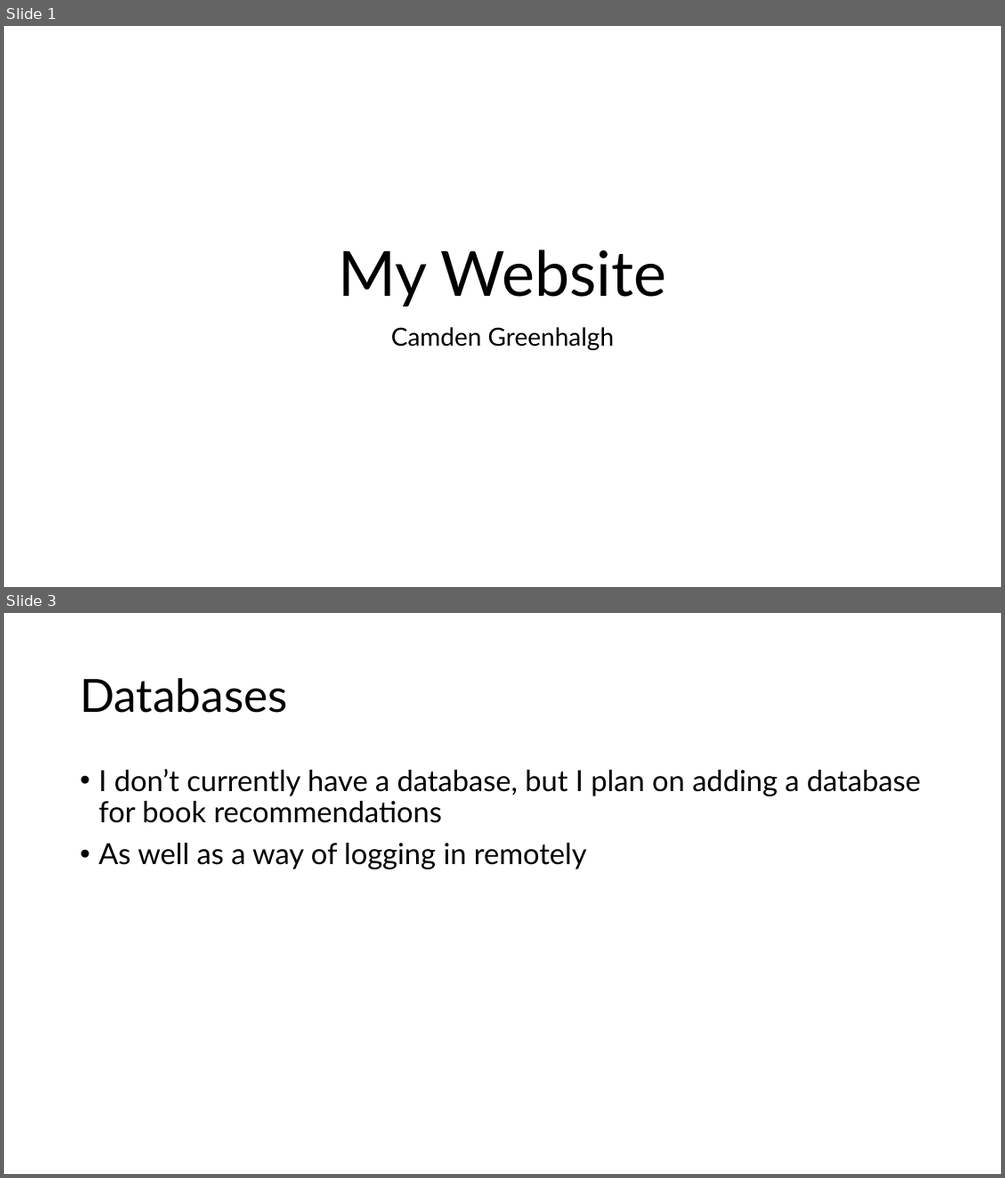
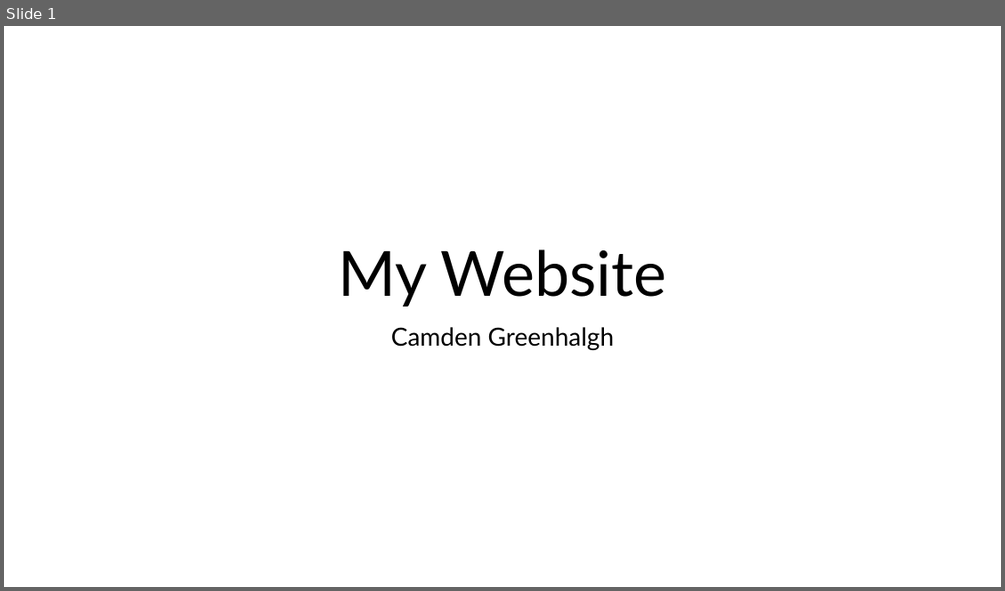
Before and after one commit to thehappycamden/thehappycamden.github.io, a slide deck: documentation/My Website.pptx. Shown one above the other, each under a label of ours: slides 1 and 3 before the commit, slide 1 after it; the slides between them are not shown. The pictures are 1005x1178 and 1005x591 pixels, drawn with LibreOffice and Linux fonts; fonts in the diff are those of the drawing. Boxes give left, top, right and bottom in pixels: in the first picture for what was removed or moved away, otherwise in the second. Text is boxed around its words. In the diff, an @@ line names an element or a change of style, - is before the commit and + after.

```diff
--- a/documentation/My Website.pptx
+++ b/documentation/My Website.pptx
@@ slide 3 removed at <box>4,613,1001,1174</box>, background #FFFFFF @@
@@ title removed at <box>80,678,287,713</box> @@
-Databases
@@ text removed at <box>98,769,921,869</box> @@
-• I don’t currently have a database, but I plan on adding a database for book recommendations
-• As well as a way of logging in remotely
```
Also in this commit, not shown: 1 slide changed, 4 slides added, 12 other files.
